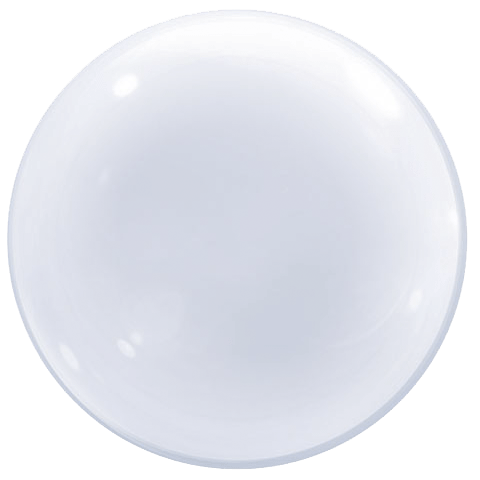
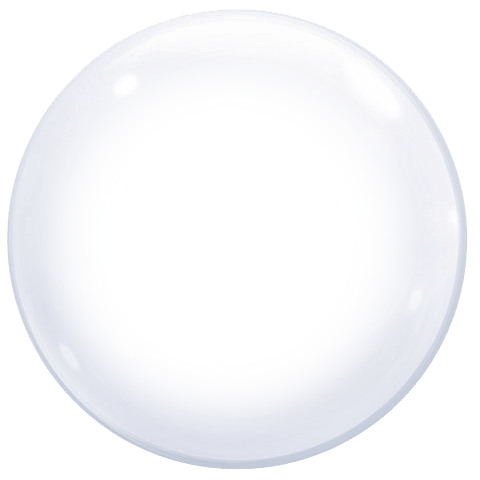
Layers edited between the first and the second 480 × 480 image:
added layer "Layer 1 copy" (62%) above "Layer 1" over <box>33,50,424,436</box>
hid "Layer 1" over <box>33,50,424,436</box>
